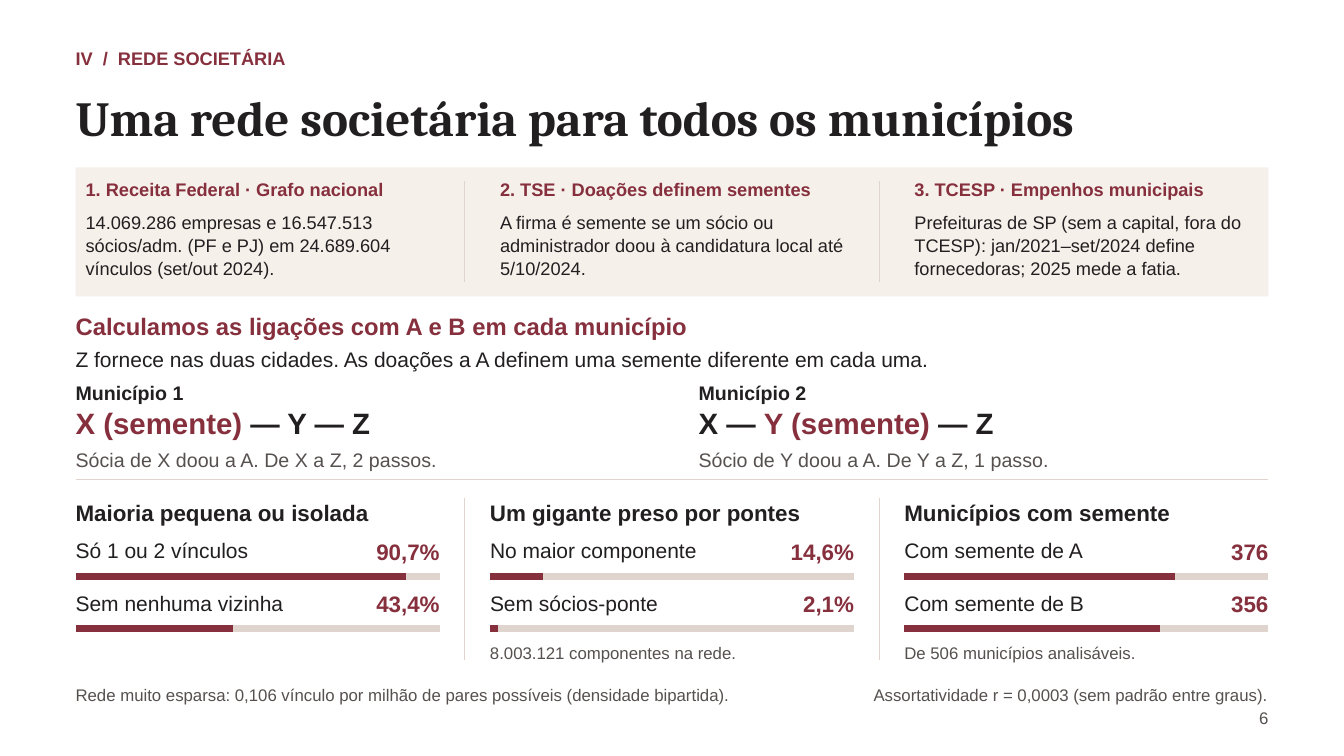
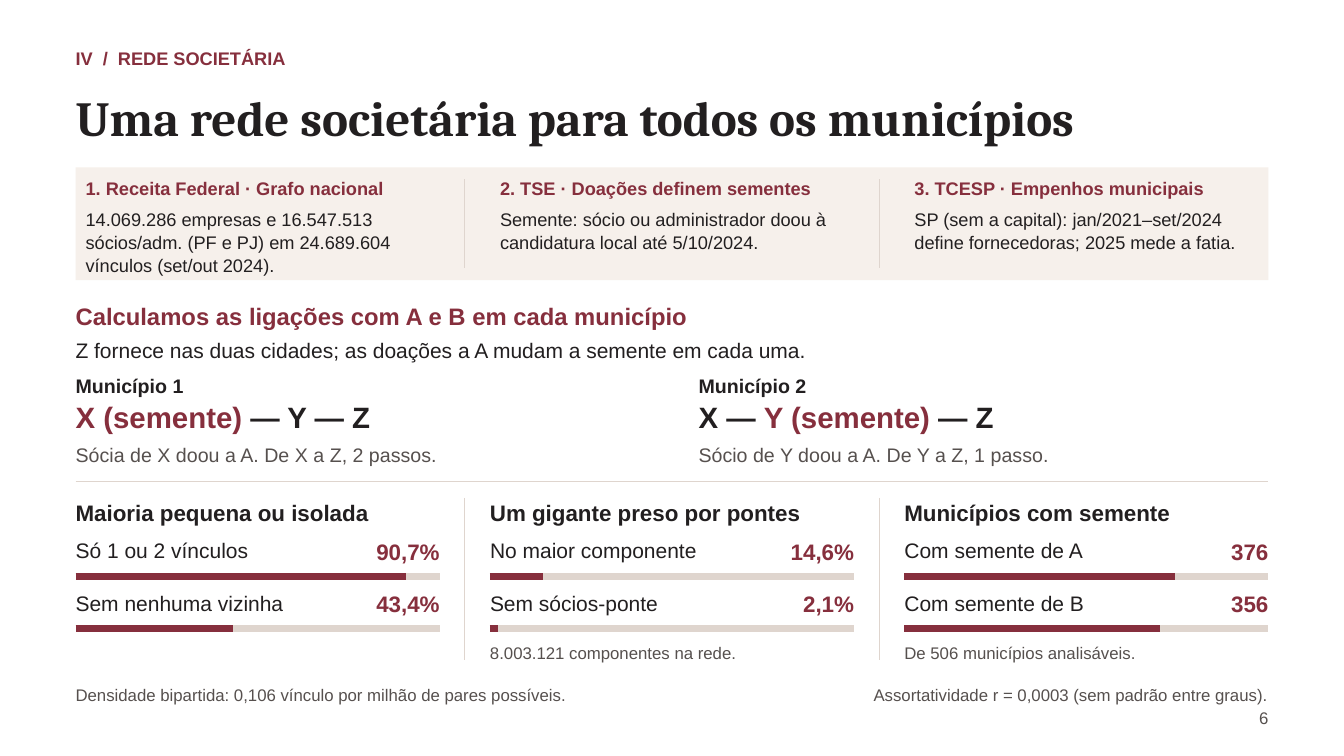
Before and after one commit to rafaelt0/redes-empresariais-alternancia-politica, a slide deck: slide 6 of output/deck.pptx. Drawn at 1344x756 pixels with LibreOffice and Linux fonts; fonts in the diff are those of the drawing. Boxes give left, top, right and bottom in pixels: in the first picture for what was removed or moved away, otherwise in the second. Text is boxed around its words. In the diff, an @@ line names an element or a change of style, - is before the commit and + after.

```diff
--- a/output/deck.pptx
+++ b/output/deck.pptx
@@ rectangle: place and size @@
-rectangle at (76,167,1268,296)
+rectangle at (76,167,1268,280)
@@ line moved from (465, 181) - (465, 282) to (465, 179) - (465, 268) @@
@@ line moved from (879, 181) - (879, 282) to (879, 179) - (879, 268) @@
@@ text at (500,212,826,249): text changed @@
-A firma é semente se um sócio ou administrador doou à candidatura local até 5/10/2024.
+Semente: sócio ou administrador doou à candidatura local até 5/10/2024.
@@ text at (914,212,1235,251): text changed @@
-Prefeituras de SP (sem a capital, fora do TCESP): jan/2021–set/2024 define fornecedoras; 2025 mede a fatia.
+SP (sem a capital): jan/2021–set/2024 define fornecedoras; 2025 mede a fatia.
@@ text "Calculamos as ligações com A ...": place and size @@
-text "Calculamos as ligações com A ..." at (76,317,686,340)
+text "Calculamos as ligações com A ..." at (76,307,686,330)
@@ text at (76,342,806,362): text changed @@
-Z fornece nas duas cidades. As doações a A definem uma semente diferente em cada uma.
+Z fornece nas duas cidades; as doações a A mudam a semente em cada uma.
@@ 6 texts: place and size @@
-6 texts at (76,385,1049,471)
+6 texts at (76,378,1049,466)
@@ text at (76,688,566,705): text changed @@
-Rede muito esparsa: 0,106 vínculo por milhão de pares possíveis (densidade bipartida).
+Densidade bipartida: 0,106 vínculo por milhão de pares possíveis.
```
Also in this commit, not shown: 3 other slides changed, 6 other files.
